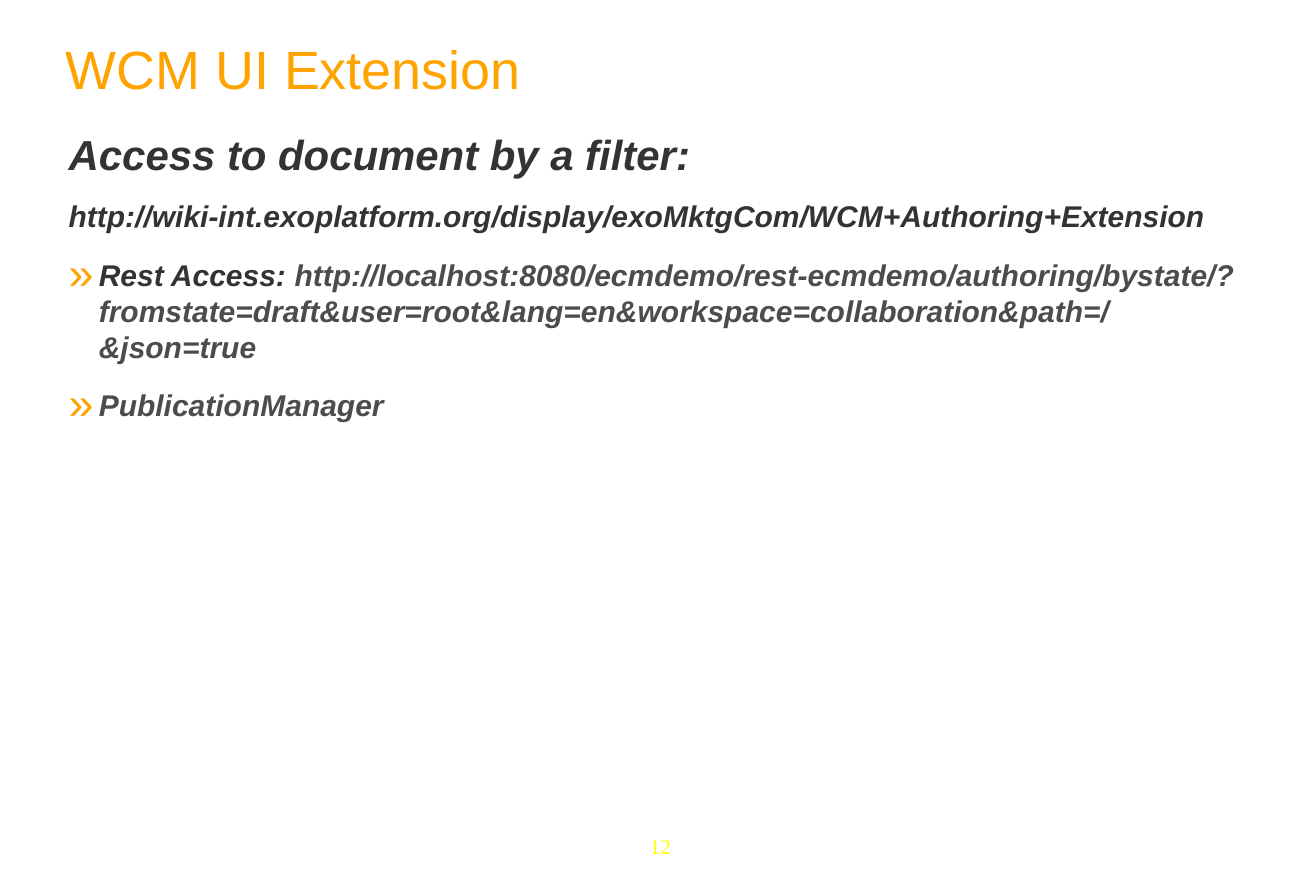
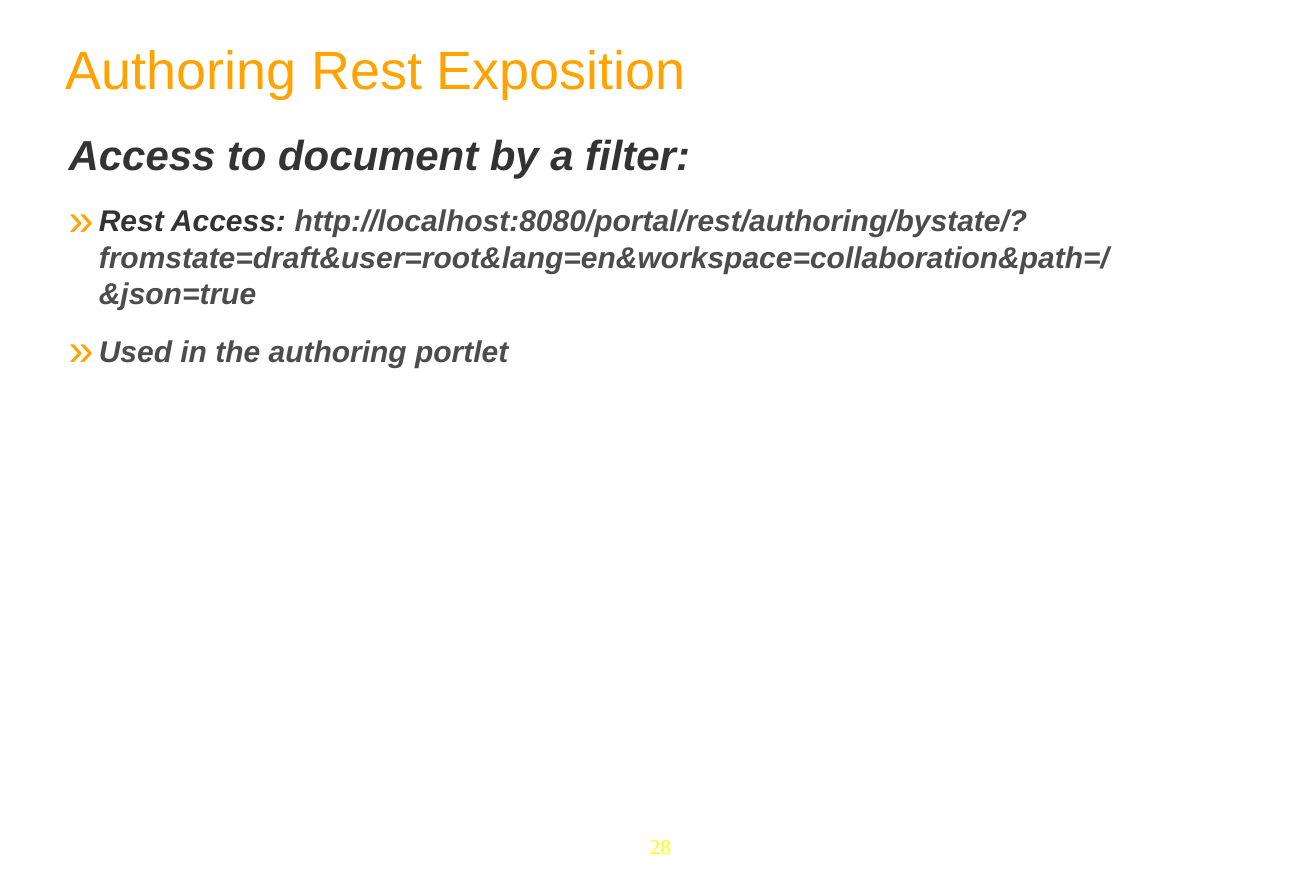
Before and after one commit to anhvurz90/training, a slide deck: slide 28 of exo-developer/280-wcm-customization/slides/280-WCM-XDev-en.ppt (slide 12 before the commit). Drawn at 1316x891 pixels with LibreOffice and Linux fonts; fonts in the diff are those of the drawing; background and template pictures are left out. Boxes give left, top, right and bottom in pixels: in the first picture for what was removed or moved away, otherwise in the second. Text is boxed around its words. In the diff, an @@ line names an element or a change of style, - is before the commit and + after.

```diff
--- a/exo-developer/280-wcm-customization/slides/280-WCM-XDev-en.ppt
+++ b/exo-developer/280-wcm-customization/slides/280-WCM-XDev-en.ppt
@@ text at box(66, 50, 686, 99): text changed @@
-WCM UI Extension
+Authoring Rest Exposition
@@ text at box(99, 209, 1109, 367): text changed @@
-http://wiki-int.exoplatform.org/display/exoMktgCom/WCM+Authoring+Extension
-» Rest Access: http://localhost:8080/ecmdemo/rest-ecmdemo/authoring/bystate/?fromstate=draft&user=root&lang=en&workspace=collaboration&path=/&json=true
-» PublicationManager
+» Rest Access: http://localhost:8080/portal/rest/authoring/bystate/?fromstate=draft&user=root&lang=en&workspace=collaboration&path=/&json=true
+» Used in the authoring portlet
@@ page number at box(650, 840, 671, 855): text changed @@
-12
+28
```
Also in this commit, not shown: 10 other slides changed, 15 slides added, 7 slides removed, 5 other files.
